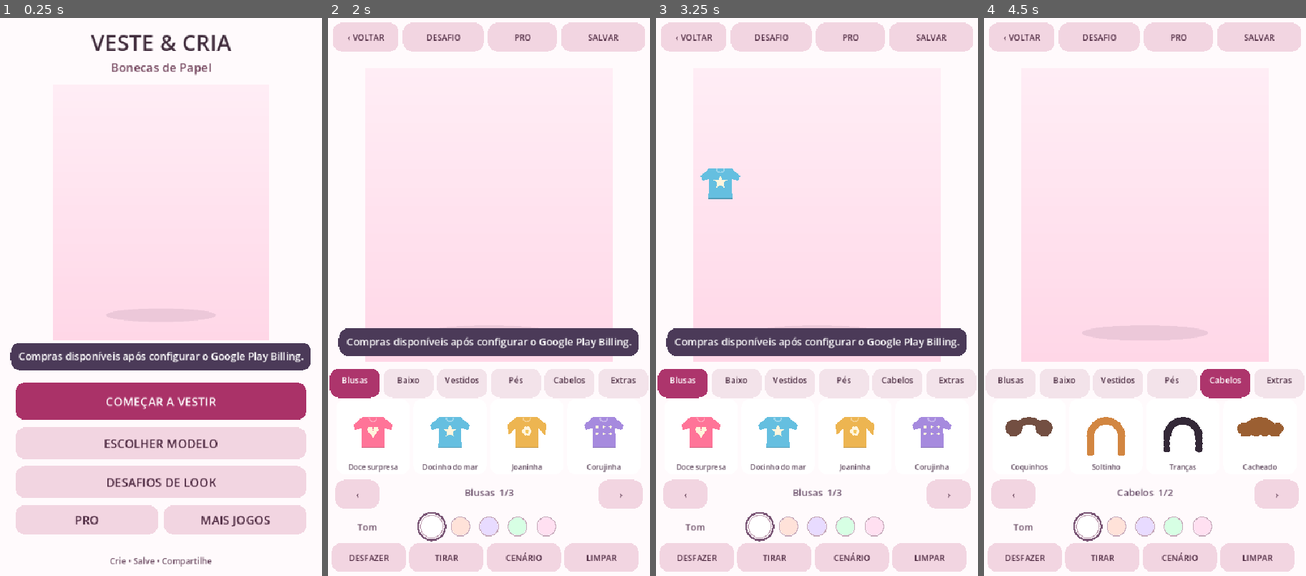
Above: before the commit, frames 1-4 (left to right).
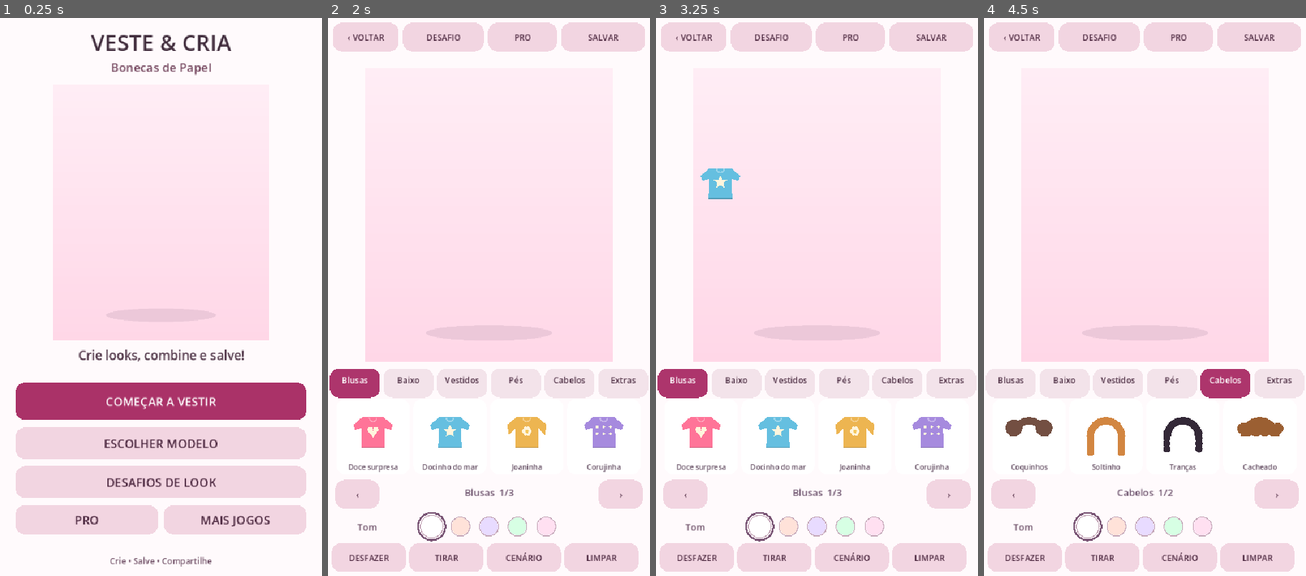
Above: after the commit, the same moments.

Repository: pitinga/game-paper-dolls-mobile
Game: Godot game, scene res://scenes/main.tscn
Two runs of this game, one before a commit and one after it. Both use one fixed random seed, a clock stepped at 60 frames per second and the inputs below.
Inputs (mouse positions are in pixels of both pictures, inside the frame that each line leads up to):
- Up to frame 1 (0.25 s): no input
- Up to frame 2 (2 s): tap Enter at 0.5 s; drag from (489, 291) to (521, 163) at 0.52 s; tap Space at 1.25 s; drag from (424, 319) to (472, 403) at 1.27 s
- Up to frame 3 (3.25 s): move the mouse to (849, 163) at 2.02 s; click (849, 163) at 2.17 s; tap Enter at 2.75 s; drag from (800, 403) to (720, 202) at 2.77 s
- Up to frame 4 (4.5 s): move the mouse to (1241, 375) at 3.52 s; click (1241, 375) at 3.67 s; drag from (1048, 202) to (1096, 146) at 4.27 s

The runs differ from the first frame. In frame 1, 4.4% of the frame differs, in the area x 3-97%, y 58-64%; in frame 2, 4.6%, in the area x 3-97%, y 55-61%; in frame 3, 4.6%; in frame 4, nothing differs.

Commit message:
fix: suppress automatic billing toasts and remove misleading ad claims

Diff:
--- a/scripts/play_billing_bridge.gd
+++ b/scripts/play_billing_bridge.gd
@@ -64,7 +64,7 @@
 
 func start() -> void:
 	if OS.get_name() != "Android" or not Engine.has_singleton("GodotGooglePlayBilling"):
-		purchase_message.emit("Compras disponíveis após configurar o Google Play Billing.")
+		print_debug("Google Play Billing plugin unavailable")
 		return
 	_native = Engine.get_singleton("GodotGooglePlayBilling")
 	_native.call("initPlugin")
@@ -108,7 +108,7 @@
 			_connection_retry_attempts = 0
 			_connect()
 	else:
-		purchase_message.emit("Google Play indisponível. Tente novamente com internet.")
+		print_debug("Google Play unavailable during background refresh")
 
 
 func restore() -> void:
@@ -247,7 +247,7 @@
 	_price = ""
 	availability_changed.emit(false)
 	price_changed.emit("")
-	purchase_message.emit("Google Play desconectado. Sua compra será verificada ao reconectar.")
+	print_debug("Google Play disconnected; retry scheduled")
 	_schedule_connection_retry()
 
 
@@ -257,7 +257,7 @@
 
 func _schedule_connection_retry() -> void:
 	if _native == null or _connection_retry_attempts >= CONNECT_RETRY_LIMIT:
-		purchase_message.emit("Google Play indisponível. Use Restaurar para tentar novamente.")
+		print_debug("Google Play reconnect retries exhausted")
 		return
 	if not _reconnect_timer.is_stopped():
 		return
@@ -301,7 +301,7 @@
 	availability_changed.emit(_product_available)
 	price_changed.emit(_price)
 	if not _product_available:
-		purchase_message.emit("Preço do Pro indisponível nesta conta da Play Store.")
+		print_debug("Google Play product details unavailable")
 	# A restauração é independente do cadastro/preço do produto e também
 	# deve funcionar quando queryProductDetails retorna um erro.
 	if should_restore:
@@ -311,7 +311,8 @@
 func _on_purchases(response: Dictionary) -> void:
 	if int(response.get("response_code", -1)) != RESPONSE_OK:
 		entitlement_verification_failed.emit()
-		purchase_message.emit("Não foi possível restaurar compras agora. Tente novamente.")
+		if bool(_query_context.get("manual_restore", false)):
+			purchase_message.emit("Não foi possível restaurar compras agora. Tente novamente.")
 		_finish_purchase_query(false)
 		return
 	var owned := false
@@ -356,7 +357,8 @@
 	if _query_active:
 		entitlement_query_completed.emit(int(_query_context.get("query_id", 0)), owned)
 	if owned:
-		purchase_message.emit("Pro restaurado: anúncios desativados.")
+		if bool(_query_context.get("manual_restore", false)):
+			purchase_message.emit("PRO ativo ✦")
 	elif bool(_query_context.get("manual_restore", false)):
 		purchase_message.emit("Pro não encontrado nesta conta Google da Play Store. Se já comprou, selecione a conta usada na compra e toque em RESTAURAR; procure o suporte se persistir.")
 	_finish_purchase_query(not owned)
